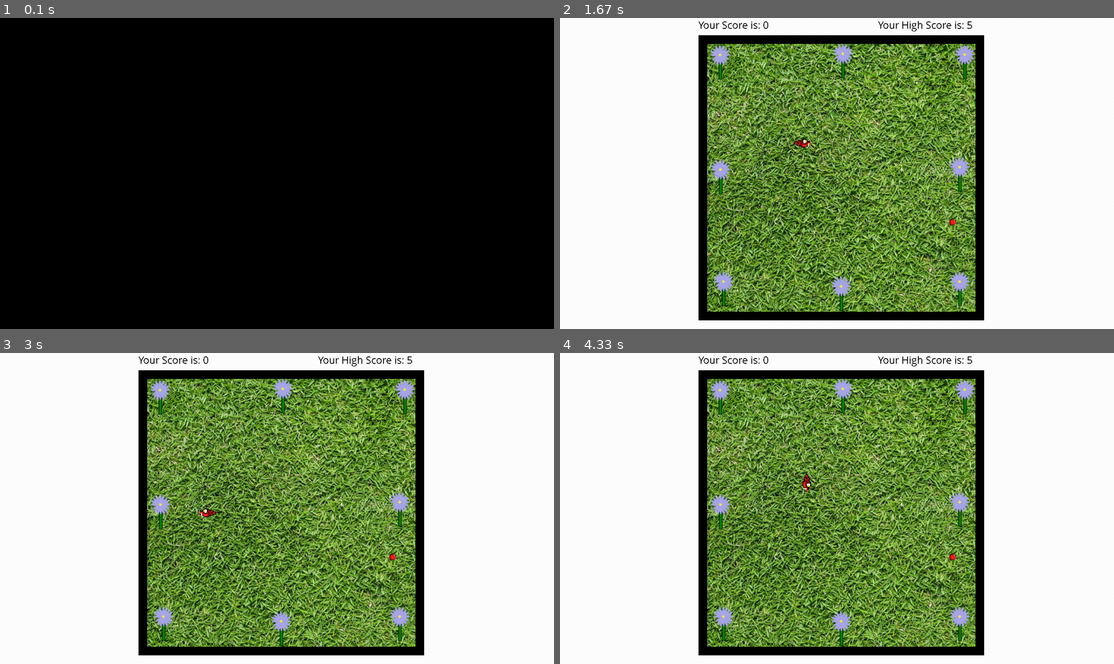
Above: before the commit, frames 1-4 (two rows, left to right).
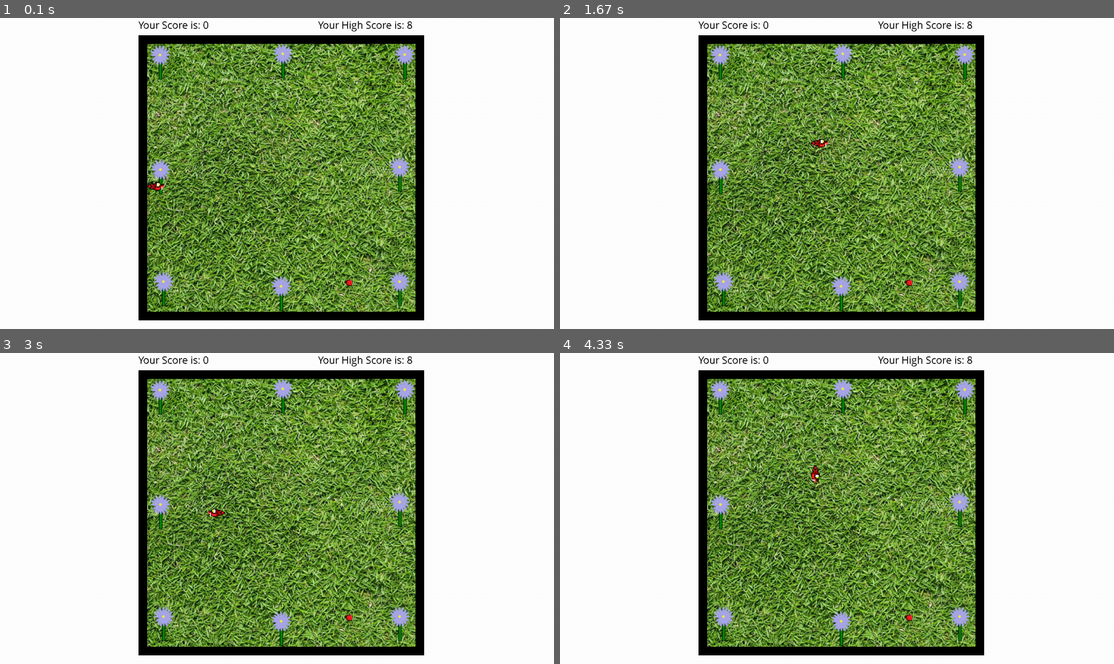
Above: after the commit, the same moments.

Repository: Deuzmo/SnakePythonGame
Game: pygame game, started from driver.py
The game is run twice, just before and just after one commit, with the same random seed, the same clock (stepped at 60 frames per second) and the same inputs.
Inputs:
- Up to frame 1 (0.1 s): no input
- Up to frame 2 (1.67 s): hold Right 0.33-0.8 s; hold Up 0.83-1.3 s; hold Right from 1.33 s (still down)
- Up to frame 3 (3 s): release Right at 1.8 s; hold Left 1.83-2.37 s; hold Down 2.4-2.7 s; hold Left from 2.73 s (still down)
- Up to frame 4 (4.33 s): release Left at 3.13 s; hold Up 3.17-3.53 s; hold Right 3.57-4.2 s; hold Down from 4.23 s (still down)

The runs differ from the first frame. In frame 1, 94% of the frame differs, in the area x 0-100%, y 0-100%; in frame 2, 0.2%; in frame 3, 0.2%; in frame 4, 0.2%.

Commit message:
Fixed food spawn, cranked game speed to 11, literally.

Diff:
--- a/driver.py
+++ b/driver.py
@@ -27,7 +27,7 @@
     s = snake.Snake()
 
     # Class Food constructor
-    f = food.Food()
+    f = food.Food(s)
     # High Score constructor
     score = HighScore()
 
@@ -38,7 +38,7 @@
     curr_score = 0
 
     while gaming:
-        clock.tick(10)
+        clock.tick(11)
         for event in pygame.event.get():
             # Quit Game
             if event.type == pygame.QUIT:
@@ -67,7 +67,7 @@
             if s.getheadpos() == f.position:
                 s.length += 1
                 curr_score += 1
-                f.randpos()
+                f.randpos(s)
                 scoreObj.update()
                 if curr_score > score.score:
                     # set new high score on screen
--- a/food.py
+++ b/food.py
@@ -4,16 +4,20 @@
 
 
 class Food:
-    def __init__(self):
+    def __init__(self, snake):
         self.position = (0, 0)
         self.lastpos = (0, 0)
         self.food = pygame.image.load('img/Apple20px.png')
-        self.randpos()
+        self.randpos(snake)
 
-    def randpos(self):
+    def randpos(self, snake):
         self.lastpos = self.position
-        self.position = (random.randint(17, (46))*20
-                         , random.randint(3, (32))*20) # these ranges are based on the board coordinates.
+        self.position = (random.randint(17, (46)) * 20
+                         , random.randint(3, (32)) * 20)  # these ranges are based on the board coordinates.
+        while self.position is snake.positions: # this will keep on repositioning until it is not in the snake's body
+            print("spawning new food")
+            self.position = (random.randint(17, (46)) * 20
+                             , random.randint(3, (32)) * 20)  # these ranges are based on the board coordinates.
 
     def draw(self, board):
         cube.put(board, self.position[0], self.position[1], self.food)
--- a/score.txt
+++ b/score.txt
@@ -1 +1 @@
-High Score: 5
+High Score: 8
